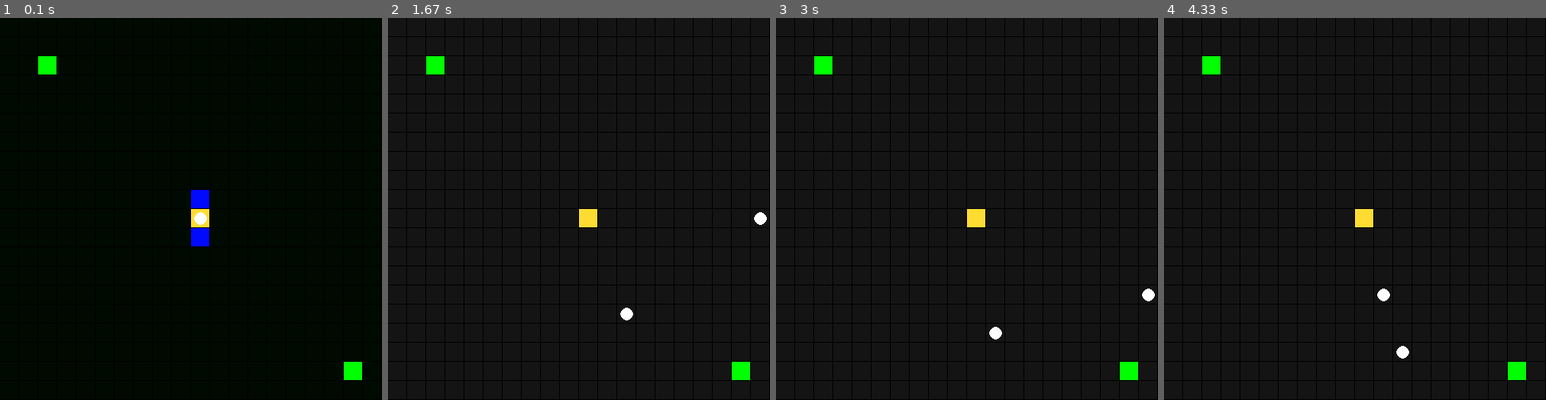
Above: before the commit, frames 1-4 (left to right).
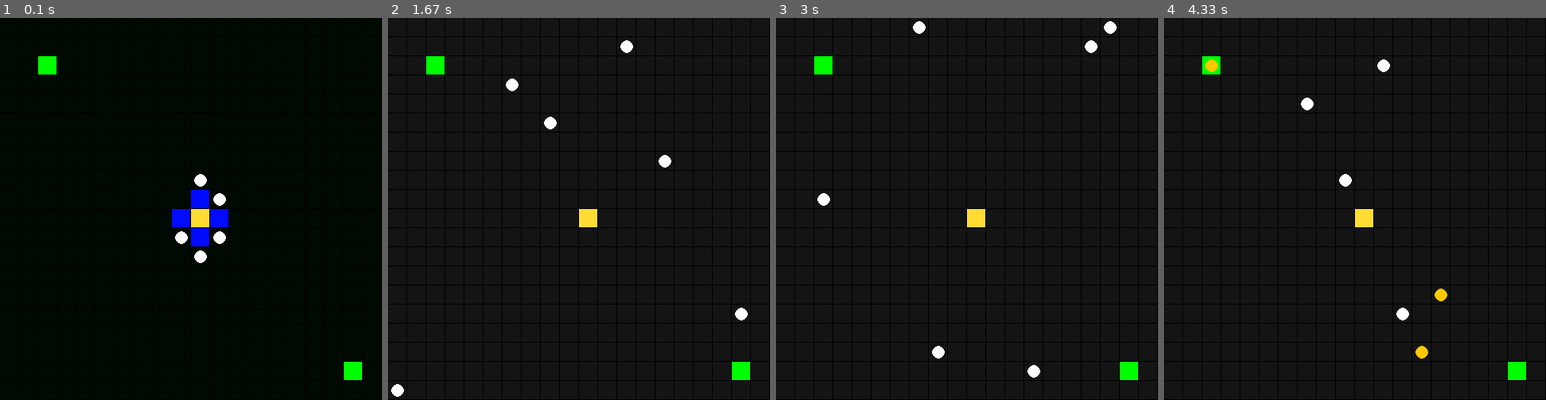
Above: after the commit, the same moments.

Repository: beratmutlu/ant-colony
Game: pygame game, started from main.py
Two runs of this game, one before a commit and one after it. Both use one fixed random seed, a clock stepped at 60 frames per second and the inputs below.
Inputs:
- Up to frame 1 (0.1 s): no input
- Up to frame 2 (1.67 s): tap D at 0.33 s; tap Enter at 0.67 s
- Up to frame 3 (3 s): tap Space at 2, 2.4, 2.7, 2.9 s
- Up to frame 4 (4.33 s): tap Space at 3.23, 3.53, 3.73, 4.03, 4.3 s

The runs differ from the first frame. In frame 1, 0.9% of the frame differs, in the area x 45-60%, y 40-65%; in frame 2, 0.7%; in frame 3, 0.7%; in frame 4, 0.7%.

Commit message:
feat: replace memory with bidirectional pheromone field repulsion

Diff:
--- a/colony/agents/ant.py
+++ b/colony/agents/ant.py
@@ -35,13 +35,13 @@
                     if random.random() < 0.95:
                         return Action(ActionType.MOVE, d)
 
-            direction = self._follow_gradient(p, ItemType.PHEROMONE_NEST)
+            direction = self._follow_gradient(p, ItemType.PHEROMONE_NEST, ItemType.PHEROMONE_FOOD)
             return Action(ActionType.MOVE, direction)
 
-        direction = self._follow_gradient(p, ItemType.PHEROMONE_FOOD)
+        direction = self._follow_gradient(p, ItemType.PHEROMONE_FOOD, ItemType.PHEROMONE_NEST)
         return Action(ActionType.MOVE, direction)
 
-    def _follow_gradient(self, percept: Percept, pheromone: ItemType) -> Direction:
+    def _follow_gradient(self, percept: Percept, attract: ItemType, repel: ItemType) -> Direction:
         passable = [d for d, ok in percept.neighbors_passable.items()
                     if ok and d.apply(self.cell.pos) not in self.memory]
         if not passable:
@@ -51,7 +51,9 @@
 
         weights = []
         for d in passable:
-            ph = percept.neighbor_pheromones.get(d, {}).get(pheromone, 0.0)
-            weights.append(max(ph, 1e-6) ** alpha)
+            ph = percept.neighbor_pheromones.get(d, {})
+            attraction = max(ph.get(attract, 0.0), 1e-6) ** alpha
+            repulsion  = max(ph.get(repel, 0.0), 1e-6) ** alpha
+            weights.append(attraction / repulsion)
 
         return random.choices(passable, weights=weights)[0]
--- a/configs/default.json
+++ b/configs/default.json
@@ -5,7 +5,7 @@
         "height": 20
     },
     "ants": {
-        "n": 2,
+        "n": 7,
         "energy": 100.0,
         "determinism": 99.0
     },
